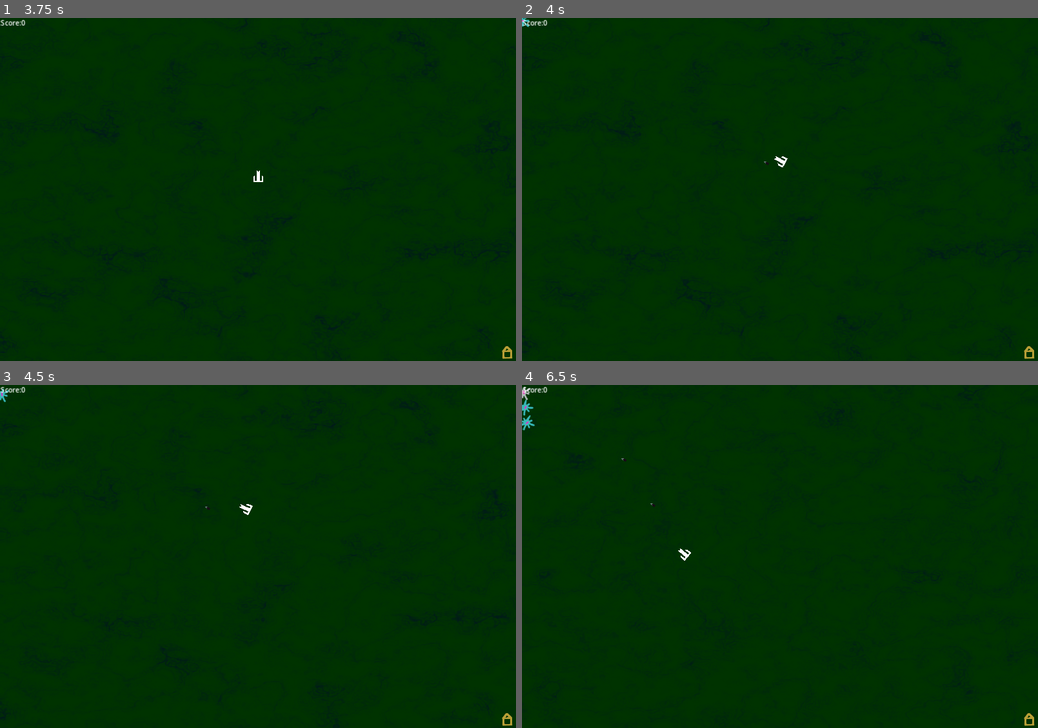
Above: before the commit, frames 1-4 (two rows, left to right).
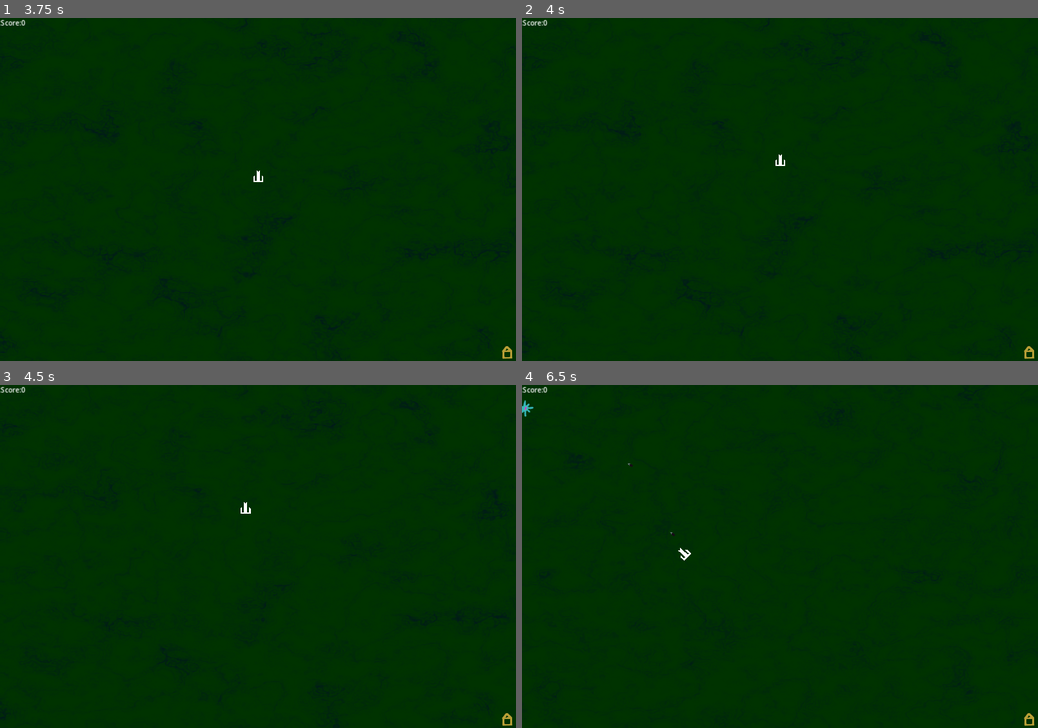
Above: after the commit, the same moments.

Repository: Habidakus/turrim-caelum
Game: Godot game, scene res://Scenes/main.tscn
Same seed, same stepped clock (60 frames per second), same inputs: the game is played once before the commit and once after it. The engine's default icon, where the game draws it, is replaced by a stand-in: a white triangle on a blue panel in a dark square.
Inputs (mouse positions are in pixels of both pictures, inside the frame that each line leads up to):
- Up to frame 1 (3.75 s): tap Enter (pause) at 0.5, 2 s; move the mouse to (371, 172) at 0.52 s; hold D (move_right) 0.53-1.28 s; click (371, 172) at 0.67 s; tap Space at 1.25, 3.5 s; move the mouse to (154, 206) at 1.27 s; hold S (move_down) 1.28-2.03 s; move the mouse to (309, 114) at 2.02 s; hold D (move_right) 2.03-2.75 s; click "Play Now" at 2.75 s; move the mouse to (232, 258) at 3.52 s; hold W (move_up) from 3.53 s (still down); click (232, 258) at 3.67 s
- Up to frame 2 (4 s): keep holding W (move_up)
- Up to frame 3 (4.5 s): move the mouse to (412, 607) at 4.27 s; release W (move_up) at 4.28 s; hold A (move_left) from 4.28 s (still down)
- Up to frame 4 (6.5 s): move the mouse to (625, 505) at 5.02 s; move the mouse to (805, 556) at 5.77 s; release A (move_left) at 5.78 s; hold S (move_down) from 5.78 s (still down); click (805, 556) at 5.92 s

Frame 1 is identical in both runs. In frame 2, less than 0.1% of the frame differs, in the area x 0-52%, y 0-44%; in frame 3, less than 0.1%; in frame 4, 0.2%, in the area x 0-33%, y 0-52%.

Commit message:
Less mobs with more HP, tiny mobs every once in a while

Diff:
--- a/Data/cardData_fasterPlayer.gd
+++ b/Data/cardData_fasterPlayer.gd
@@ -2,7 +2,7 @@
 
 func is_possible(player: Player, cardData: CardData) -> bool:
 	var new_speed : float = cardData.get_multiple(player, cardData) * player.speed
-	return new_speed < player.bullet_speed && new_speed <= 1000.0
+	return new_speed < player.bullet_speed && new_speed <= 800.0
 
 func apply_card(player: Player):
 	player.speed *= get_multiple(player, self)
--- a/Data/lethalBullets_a1.tres
+++ b/Data/lethalBullets_a1.tres
@@ -7,4 +7,4 @@
 cardName = "Elephant Bullets"
 description = "These larger bullets do more damage to aliens."
 boonType = 4
-boonMultiple = 1.5
+boonMultiple = 1.4
--- a/Scripts/main.gd
+++ b/Scripts/main.gd
@@ -54,6 +54,7 @@
 var pathArray : Array = []
 var currentPathIndex = 0
 var rolling_mob_health_average : float = 0
+var secondsPerMonster : float = 2.0
 
 var possible_cards = [
 	load("res://Data/fasterBullets_a1.tres"),
@@ -101,6 +102,7 @@
 	pathArray = []
 	pathArray.append(generate_path(Vector2(0,0), castle.position))
 
+	$MobTimer.wait_time = secondsPerMonster
 	$MobTimer.start()
 	$HUD.set_score(0)
 
--- a/Scripts/mob.gd
+++ b/Scripts/mob.gd
@@ -3,12 +3,14 @@
 class_name Mob
 
 var distance_travelled = 0.0
+var childOffset_distance = -1.0
+var childOffset_time = -1.0
 var show_path_dist = 1.0
 var target
 var rotateSpeed
 var travelSpeed = 33.0
 var score = 1
-var hp : float = 10
+var hp : float = 20
 var armor : float = 0
 var size = 1.0
 var id_for_spawn = 0
@@ -45,6 +47,11 @@
 			rotateSpeed *= -1.0
 		rotateSpeed *= 1.25
 		show_path_dist *= 0.75
+	while (id != 0) && (id % 17) == 0:
+		id = int(id / 17)
+		size *= 0.666
+		score += 1
+		armor += 5
 	# ELEVEN - armored
 	while (id != 0) && (id % 2) == 0:
 		id = int(id / 2)
@@ -53,7 +60,7 @@
 	# SEVEN - super sized
 	while (id != 0) && (id % 7) == 0:
 		id = int(id / 7)
-		hp += 30
+		hp += 65
 		score += 1
 		size *= 1.3333
 		travelSpeed *= 0.9
@@ -62,7 +69,6 @@
 		id = int(id / 5)
 		travelSpeed *= 2.0
 		rotateSpeed *= 1.5
-		score += 1
 	# THREE - children
 	while (id != 0) && (id % 3) == 0:
 		id = int(id / 3)
@@ -70,10 +76,8 @@
 		spawn_children += 1
 		mutatorA = 1
 		travelSpeed *= 0.8
-		score += 1
-	while (id_for_hp > 31):
-		id_for_hp -= 31
-		hp *= 1.1
+	if id_for_hp >= 37:
+		hp *= pow(1.1, int(id_for_hp / 37))
 	if swerve > 0 && pathGenerator != null:
 		path = pathGenerator.request_unique_path(p.get_point_position(0), p.get_point_position(p.point_count - 1), 3 * swerve)
 	else:
@@ -107,13 +111,17 @@
 		return
 
 	var offset = distance_travelled - 20.0
+	var time = 0.3333
 	if spawn_children > 0:
 		spawn_children += 2
 	while spawn_children > 0:
 		spawn_children -= 1
-		var childMob : Mob = get_parent().spawn_mob(id_for_spawn, offset, path)
+		var childMob : Mob = get_parent().spawn_mob(id_for_spawn, distance_travelled, path)
 		childMob.travelSpeed = self.travelSpeed
+		childMob.childOffset_distance = offset
+		childMob.childOffset_time = time
 		offset -= 30.0
+		time += 0.3333
 
 	# Explode
 	var particle = explosion_scene.instantiate()
@@ -134,7 +142,12 @@
 
 # Called every frame. 'delta' is the elapsed time since the previous frame.
 func _process(delta):
-	distance_travelled += delta * travelSpeed
+	if childOffset_time > 0:
+		var diffPerSec : float = delta / childOffset_time
+		childOffset_time -= delta
+		distance_travelled = lerp(distance_travelled, childOffset_distance, sqrt(diffPerSec))
+	else:
+		distance_travelled += delta * travelSpeed
 
 	self.position = path.sample_baked(distance_travelled)
 
